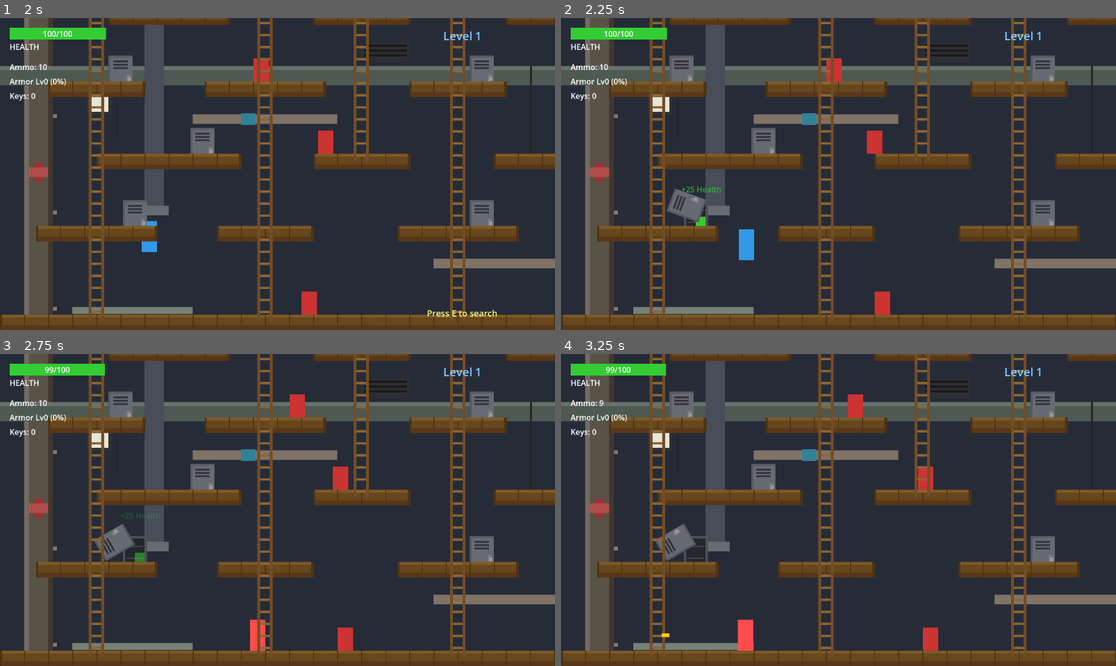
Above: before the commit, frames 1-4 (two rows, left to right).
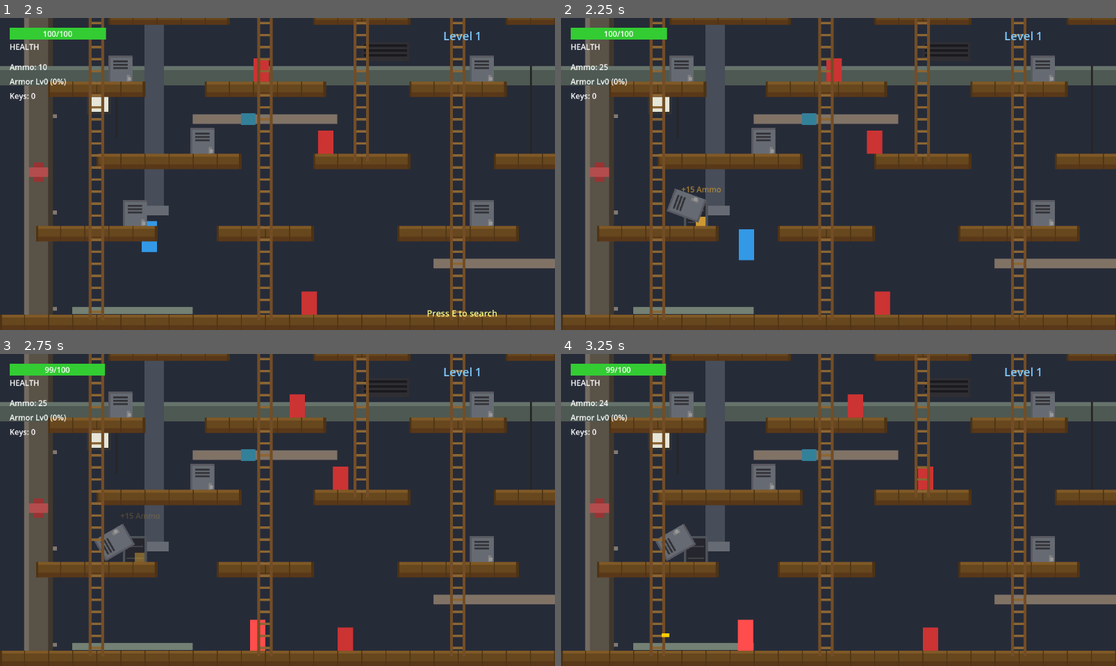
Above: after the commit, the same moments.

Repository: rcman/projectgodot2d
Game: Godot game, scene res://main_menu.tscn
Same seed, same stepped clock (60 frames per second), same inputs: the game is played once before the commit and once after it.
Inputs:
- Up to frame 1 (2 s): click "START GAME" at 0.5 s; hold D (move_right) from 1.28 s (still down); tap E (interact) at 1.35 s; tap W (jump) at 1.52 s
- Up to frame 2 (2.25 s): keep holding D (move_right); tap E (interact) at 2, 2.1 s
- Up to frame 3 (2.75 s): keep holding D (move_right); tap W (jump) at 2.27 s
- Up to frame 4 (3.25 s): release D (move_right) at 2.78 s; hold A (move_left) from 2.78 s (still down); tap Space (shoot) at 2.85 s; tap E (interact) at 3.05 s

Frame 1 is identical in both runs. In frame 2, 0.1% of the frame differs, in the area x 6-29%, y 14-67%; in frame 3, 0.1%; in frame 4, less than 0.1%.

Commit message:
Remove keys from lockers - keys only from boss
- Lockers now drop: Ammo (40%), Health (30%), Armor (20%), Empty (10%)
- Keys are only obtained by defeating the boss

Co-Authored-By: Claude Opus 4.5 <noreply@anthropic.com>

Diff:
--- a/locker.gd
+++ b/locker.gd
@@ -1,6 +1,6 @@
 extends Node2D
 
-enum ItemType { AMMO, HEALTH, ARMOR, KEY, EMPTY }
+enum ItemType { AMMO, HEALTH, ARMOR, EMPTY }
 
 @export var item_type: ItemType = ItemType.AMMO
 @export var is_searched: bool = false
@@ -13,7 +13,6 @@
 	ItemType.AMMO: Color(0.8, 0.6, 0.2, 1),
 	ItemType.HEALTH: Color(0.2, 0.8, 0.2, 1),
 	ItemType.ARMOR: Color(0.3, 0.3, 0.8, 1),
-	ItemType.KEY: Color(0.9, 0.8, 0.1, 1),
 	ItemType.EMPTY: Color(0.3, 0.3, 0.3, 1)
 }
 
@@ -23,14 +22,12 @@
 
 func randomize_contents() -> void:
 	var rand = randf()
-	if rand < 0.35:
+	if rand < 0.40:
 		item_type = ItemType.AMMO
-	elif rand < 0.65:
+	elif rand < 0.70:
 		item_type = ItemType.HEALTH
-	elif rand < 0.80:
+	elif rand < 0.90:
 		item_type = ItemType.ARMOR
-	elif rand < 0.90:
-		item_type = ItemType.KEY
 	else:
 		item_type = ItemType.EMPTY
 
@@ -58,9 +55,6 @@
 			ItemType.ARMOR:
 				player.add_armor(25)
 				show_pickup_text("+25% Armor")
-			ItemType.KEY:
-				player.add_key()
-				show_pickup_text("+1 Key")
 			ItemType.EMPTY:
 				show_pickup_text("Empty")
 
